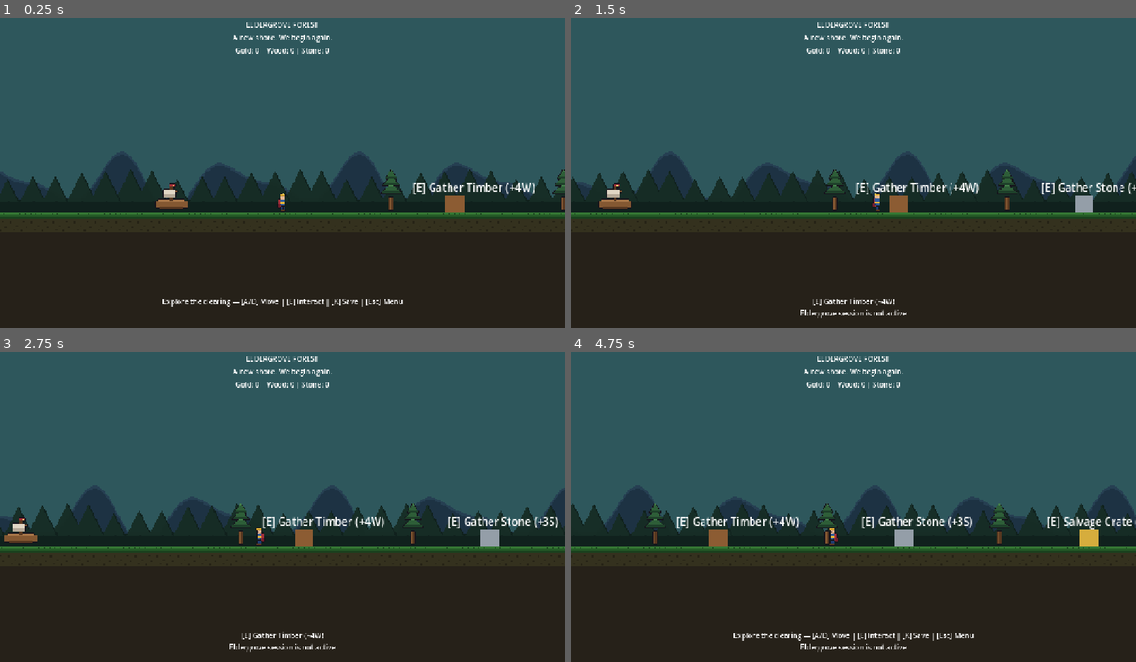
Above: before the commit, frames 1-4 (two rows, left to right).
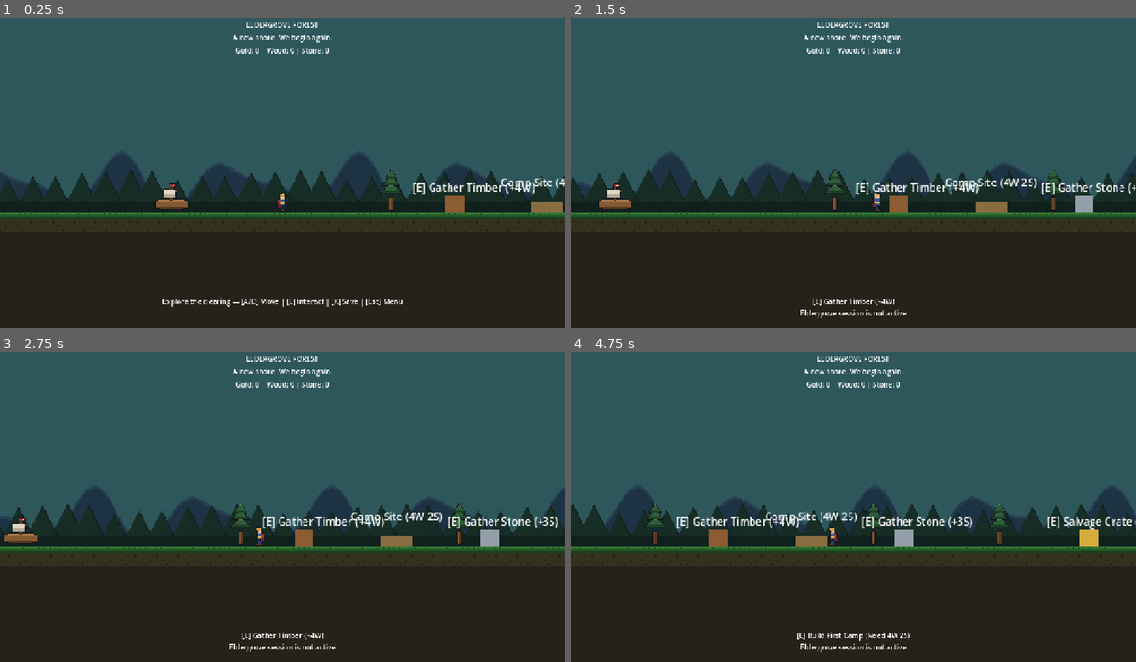
Above: after the commit, the same moments.

Repository: ridho1141haha/crownfall
Game: Godot game, scene res://scenes/world/EldergroveForest.tscn
Two runs of this game, one before a commit and one after it. Both use one fixed random seed, a clock stepped at 60 frames per second and the inputs below. This scene is started directly instead of the project's main scene.
Inputs (mouse positions are in pixels of both pictures, inside the frame that each line leads up to):
- Up to frame 1 (0.25 s): no input
- Up to frame 2 (1.5 s): tap Enter (dialogue_advance) at 0.5 s; move the mouse to (977, 154) at 0.52 s; hold E (interact) 0.53-1.28 s; hold D (move_right) from 0.53 s (still down); click (977, 154) at 0.67 s; tap Q (upgrade_tier) at 0.77 s; move the mouse to (740, 185) at 1.27 s; tap B (build_wall) at 1.35 s
- Up to frame 3 (2.75 s): tap Q (upgrade_tier) at 1.52 s; tap E (interact) at 1.55, 2.3 s; move the mouse to (339, 432) at 2.02 s; release D (move_right) at 2.03 s; hold A (move_left) from 2.03 s (still down); hold Enter (dialogue_advance) from 2.03 s (still down)
- Up to frame 4 (4.75 s): move the mouse to (825, 565) at 2.77 s; release A (move_left) at 2.78 s; release Enter (dialogue_advance) at 2.78 s; hold D (move_right) 2.78-4.28 s; tap E (interact) at 2.85, 3.8, 4.55 s; click (825, 565) at 2.92 s; tap Q (upgrade_tier) at 3.02, 3.77, 4.52 s; move the mouse to (1023, 550) at 3.52 s; hold Space (kindle_flare) 3.53-4.28 s; tap K (save_game) at 4.15 s; move the mouse to (684, 457) at 4.27 s; hold A (move_left) from 4.28 s (still down); tap R (recruit_villager) at 4.35 s

The runs differ from the first frame. In frame 1, 0.4% of the frame differs, in the area x 88-100%, y 48-63%; in frame 2, 0.6%; in frame 3, 0.6%; in frame 4, 1.1%, in the area x 28-72%, y 48-94%.

Commit message:
feat(gameplay): add Eldergrove first camp construction loop

Diff:
--- a/scenes/world/EldergroveForest.tscn
+++ b/scenes/world/EldergroveForest.tscn
@@ -8,6 +8,7 @@
 [ext_resource type="Texture2D" path="res://assets/environment/vegetation/env_pine_tree_states.png" id="6_tree_tex"]
 [ext_resource type="Texture2D" path="res://assets/buildings/shipwreck/building_shipwreck_stages.png" id="7_ship_tex"]
 [ext_resource type="Script" path="res://scripts/ui/PauseMenu.gd" id="8_pause_menu"]
+[ext_resource type="Texture2D" path="res://assets/buildings/camp/building_vagrant_tent.png" id="9_tent_tex"]
 
 [sub_resource type="RectangleShape2D" id="RectangleShape2D_floor"]
 size = Vector2(1600, 120)
@@ -104,7 +105,7 @@
 hframes = 2
 
 [node name="PineTree2" type="Sprite2D" parent="WorldObjects"]
-position = Vector2(80, -64)
+position = Vector2(150, -64)
 texture = ExtResource("6_tree_tex")
 centered = false
 hframes = 2
@@ -120,6 +121,29 @@
 texture = ExtResource("6_tree_tex")
 centered = false
 hframes = 2
+
+[node name="FirstCampSite" type="Node2D" parent="WorldObjects"]
+position = Vector2(80, 0)
+
+[node name="SiteMarker" type="ColorRect" parent="WorldObjects/FirstCampSite"]
+offset_left = -24.0
+offset_top = -14.0
+offset_right = 24.0
+color = Color(0.62, 0.48, 0.28, 0.85)
+
+[node name="CampShelterSprite" type="Sprite2D" parent="WorldObjects/FirstCampSite"]
+visible = false
+position = Vector2(-24, -32)
+texture = ExtResource("9_tent_tex")
+centered = false
+
+[node name="CampLabel" type="Label" parent="WorldObjects/FirstCampSite"]
+offset_left = -90.0
+offset_top = -56.0
+offset_right = 90.0
+offset_bottom = -32.0
+text = "Camp Site (4W 2S)"
+horizontal_alignment = 1
 
 [node name="Player" parent="." instance=ExtResource("2_player")]
 position = Vector2(-320, 0)
--- a/scripts/player/InteractionResolver.gd
+++ b/scripts/player/InteractionResolver.gd
@@ -17,7 +17,8 @@
 	specialist_domain: SpecialistDomain = null,
 	progression: ProgressionState = null,
 	research_mgr: ResearchManager = null,
-	structure_domain: StructureDomain = null
+	structure_domain: StructureDomain = null,
+	custom_targets: Array[Dictionary] = []
 ) -> Dictionary:
 	var best: Dictionary = {
 		"has_target": false,
@@ -257,4 +258,23 @@
 					"distance": d_hearth,
 				}
 
+	# 7. Island-specific custom interaction targets (e.g., Eldergrove First Camp site)
+	for ct: Dictionary in custom_targets:
+		var cid: String = String(ct.get("id", ""))
+		if cid.is_empty():
+			continue
+		var cx: float = float(ct.get("x", 0.0))
+		var crange: float = float(ct.get("range", 72.0))
+		var d_ct: float = absf(actor_x - cx)
+		if d_ct <= crange and d_ct < float(best["distance"]):
+			best = {
+				"has_target": true,
+				"kind": String(ct.get("kind", "custom")),
+				"target_id": cid,
+				"primary_command": StringName(String(ct.get("primary_command", ""))),
+				"upgrade_command": &"",
+				"prompt_text": String(ct.get("prompt_text", "[E] Interact")),
+				"distance": d_ct,
+			}
+
 	return best
--- a/scripts/world/EldergroveForestArrival.gd
+++ b/scripts/world/EldergroveForestArrival.gd
@@ -18,6 +18,7 @@
 signal continue_restored(save_path: String)
 signal continue_restore_failed(reason: String)
 signal interaction_completed(target_id: String, resource_id: StringName, amount: int)
+signal camp_constructed(camp_id: String, cost: Dictionary)
 signal feedback_message(text: String)
 
 const SCENE_PATH: String = "res://scenes/world/EldergroveForest.tscn"
@@ -32,6 +33,14 @@
 const PLAYER_SPAWN_Y: float = 0.0
 const MAX_PERSIST_ATTEMPTS: int = 2
 const OFF_ISLAND_X: float = -99999.0
+const CAMP_SITE_ID: String = "eldergrove_first_camp"
+const CAMP_BUILT_STATE_KEY: String = "eldergrove_first_camp_built"
+const CAMP_SITE_X: float = 80.0
+const CAMP_INTERACT_RANGE: float = 68.0
+const CAMP_BUILD_COST: Dictionary = {
+	"wood": 4,
+	"stone": 2,
+}
 
 const ELDERGROVE_NODES: Array[Dictionary] = [
 	{
@@ -85,6 +94,7 @@
 var _node_markers: Dictionary = {}
 var _signals_connected: bool = false
 var _scene_transition: Callable = Callable()
+var _first_camp_built: bool = false
 
 @onready var player: PlayerController = get_node_or_null("Player") as PlayerController
 @onready var ground: StaticBody2D = get_node_or_null("Ground") as StaticBody2D
@@ -96,6 +106,10 @@
 @onready var prompt_label: Label = get_node_or_null("ArrivalHUD/BottomBar/PromptLabel") as Label
 @onready var feedback_label: Label = get_node_or_null("ArrivalHUD/BottomBar/FeedbackLabel") as Label
 @onready var pause_menu: PauseMenu = get_node_or_null("PauseMenu") as PauseMenu
+@onready var camp_site_node: Node2D = get_node_or_null("WorldObjects/FirstCampSite") as Node2D
+@onready var camp_site_marker: ColorRect = get_node_or_null("WorldObjects/FirstCampSite/SiteMarker") as ColorRect
+@onready var camp_shelter_sprite: Sprite2D = get_node_or_null("WorldObjects/FirstCampSite/CampShelterSprite") as Sprite2D
+@onready var camp_label: Label = get_node_or_null("WorldObjects/FirstCampSite/CampLabel") as Label
 
 
 func _ready() -> void:
@@ -103,6 +117,7 @@
 	_configure_player_bounds()
 	_place_player_at_spawn()
 	_build_resource_markers()
+	_refresh_camp_visuals()
 	_wire_gameplay_connections()
 	if pause_menu != null:
 		pause_menu.bind_session(self)
@@ -174,6 +189,7 @@
 	_show_arrival_presentation()
 	_refresh_gameplay_hud()
 	_refresh_resource_markers()
+	_refresh_camp_visuals()
 	_arrival_lock.unlock()
 	arrival_acknowledged.emit(int(ack.get("token", 0)))
 
@@ -197,6 +213,36 @@
 
 func set_scene_transition(transition: Callable) -> void:
 	_scene_transition = transition
+
+
+func is_first_camp_built() -> bool:
+	return _first_camp_built
+
+
+func get_camp_build_cost() -> Dictionary:
+	return CAMP_BUILD_COST.duplicate()
+
+
+func _get_camp_prompt_text() -> String:
+	if _first_camp_built:
+		return "First Camp (Built)"
+	var cost_txt: String = BuildingManager.format_cost_text(CAMP_BUILD_COST)
+	if ledger.can_afford(CAMP_BUILD_COST):
+		return "[E] Build First Camp (%s)" % cost_txt
+	return "[E] Build First Camp (Need %s)" % cost_txt
+
+
+func _build_custom_interaction_targets() -> Array[Dictionary]:
+	return [
+		{
+			"id": CAMP_SITE_ID,
+			"kind": "camp_site",
+			"x": CAMP_SITE_X,
+			"range": CAMP_INTERACT_RANGE,
+			"primary_command": &"inspect_camp" if _first_camp_built else &"build_camp",
+			"prompt_text": _get_camp_prompt_text(),
+		},
+	]
 
 
 func resolve_nearest_interaction(actor_x: float) -> Dictionary:
@@ -209,7 +255,14 @@
 		0,
 		OFF_ISLAND_X,
 		-OFF_ISLAND_X,
-		true
+		true,
+		false,
+		null,
+		null,
+		null,
+		null,
+		null,
+		_build_custom_interaction_targets()
 	)
 
 
@@ -243,8 +296,40 @@
 		_set_feedback(msg)
 		interaction_completed.emit(target_id, res_id, amount)
 		return res
+	if cmd == &"build_camp":
+		return try_build_first_camp(actor_x)
+	if cmd == &"inspect_camp":
+		_set_feedback("First Camp is already built.")
+		return {"ok": false, "already_built": true, "reason": "First Camp already constructed"}
 	_record_rejection("Unsupported interaction command")
 	return {"ok": false, "reason": _last_rejection_reason}
+
+
+func try_build_first_camp(actor_x: float) -> Dictionary:
+	if progression == null or not progression.has_fact(ProgressionState.FACT_ELDERGROVE_REACHED):
+		_record_rejection("Eldergrove session is not active")
+		return {"ok": false, "reason": _last_rejection_reason}
+	if _first_camp_built:
+		_set_feedback("First Camp is already built.")
+		return {"ok": false, "already_built": true, "reason": "First Camp already constructed"}
+	if absf(actor_x - CAMP_SITE_X) > CAMP_INTERACT_RANGE:
+		_record_rejection("Move closer to the Camp Site")
+		return {"ok": false, "reason": _last_rejection_reason}
+	if not ledger.can_afford(CAMP_BUILD_COST):
+		var cost_txt: String = BuildingManager.format_cost_text(CAMP_BUILD_COST)
+		_record_rejection("Insufficient resources to build First Camp (Need %s)" % cost_txt)
+		return {"ok": false, "reason": _last_rejection_reason}
+	if not ledger.try_spend(CAMP_BUILD_COST):
+		_record_rejection("Failed to deduct resources for First Camp")
+		return {"ok": false, "reason": _last_rejection_reason}
+	_first_camp_built = true
+	_has_unsaved_progress = true
+	_last_rejection_reason = ""
+	_refresh_camp_visuals()
+	_refresh_gameplay_hud()
+	_set_feedback("First Camp constructed!")
+	camp_constructed.emit(CAMP_SITE_ID, CAMP_BUILD_COST.duplicate())
+	return {"ok": true, "camp_id": CAMP_SITE_ID, "cost": CAMP_BUILD_COST.duplicate()}
 
 
 func build_save_payload() -> Dictionary:
@@ -268,6 +353,7 @@
 	var eg_nodes: Dictionary = resource_mgr.to_save_dict()
 	for nid: String in eg_nodes.keys():
 		merged_nodes[nid] = bool(eg_nodes[nid])
+	merged_nodes[CAMP_BUILT_STATE_KEY] = _first_camp_built
 	pf["node_states"] = merged_nodes
 	return payload
 
@@ -352,7 +438,11 @@
 	if payload.has("progression_flags") and typeof(payload["progression_flags"]) == TYPE_DICTIONARY:
 		var pf: Dictionary = payload["progression_flags"] as Dictionary
 		if pf.has("node_states") and typeof(pf["node_states"]) == TYPE_DICTIONARY:
-			resource_mgr.apply_save_state(pf["node_states"])
+			var ns: Dictionary = pf["node_states"] as Dictionary
+			resource_mgr.apply_save_state(ns)
+			_first_camp_built = bool(ns.get(CAMP_BUILT_STATE_KEY, false))
+		else:
+			_first_camp_built = false
 	if restore_player_position and player != null and is_instance_valid(player):
 		var placed: bool = false
 		if payload.has("player") and typeof(payload["player"]) == TYPE_DICTIONARY:
@@ -418,6 +508,7 @@
 	_show_restored_presentation()
 	_refresh_gameplay_hud()
 	_refresh_resource_markers()
+	_refresh_camp_visuals()
 	_arrival_lock.unlock()
 	continue_restored.emit(save_path)
 
@@ -601,6 +692,18 @@
 		_node_markers[nid] = marker
 
 
+func _refresh_camp_visuals() -> void:
+	if camp_site_marker != null and is_instance_valid(camp_site_marker):
+		camp_site_marker.visible = not _first_camp_built
+	if camp_shelter_sprite != null and is_instance_valid(camp_shelter_sprite):
+		camp_shelter_sprite.visible = _first_camp_built
+	if camp_label != null and is_instance_valid(camp_label):
+		if _first_camp_built:
+			camp_label.text = "First Camp (Built)"
+		else:
+			camp_label.text = "Camp Site (%s)" % BuildingManager.format_cost_text(CAMP_BUILD_COST)
+
+
 func _refresh_resource_markers() -> void:
 	for nid: String in _node_markers.keys():
 		var marker: Node2D = _node_markers[nid] as Node2D
--- /dev/null
+++ b/tests/test_n61_first_camp_construction.gd
@@ -0,0 +1,226 @@
+extends SceneTree
+
+## N6.1 Eldergrove First Camp Construction Loop integration & regression suite.
+
+const MAIN_SCENE: String = "res://scenes/main/Main.tscn"
+const FORGOTTEN_SHORE_SCENE: String = "res://scenes/world/ForgottenShore.tscn"
+const ELDERGROVE_SCENE: String = "res://scenes/world/EldergroveForest.tscn"
+const TEST_DIR: String = "user://n61_test"
+const SAVE_ELDERGROVE: String = "user://n61_test/save_eldergrove.json"
+const SAVE_SHORE: String = "user://n61_test/save_shore.json"
+const MAX_WAIT_FRAMES: int = 600
+
+var _checks: int = 0
+var _failures: int = 0
+var _stage: int = 0
+var _wait_frames: int = 0
+var _base_payload: Dictionary = {}
+var _camp_built_signals: int = 0
+var _saved_gold: int = 0
+var _saved_wood: int = 0
+var _saved_stone: int = 0
+var _saved_bytes: String = ""
+var _routed_scenes: Array[String] = []
+
+
+func _check(cond: bool, msg: String) -> bool:
+	_checks += 1
+	if not cond:
+		_failures += 1
+		printerr("TEST FAILURE: [test_n61_first_camp_construction] " + msg)
+		_cleanup()
+		quit(1)
+		return false
+	print("PASS: " + msg)
+	return true
+
+
+func _rm(path: String) -> void:
+	if FileAccess.file_exists(path):
+		DirAccess.remove_absolute(ProjectSettings.globalize_path(path))
+
+
+func _cleanup() -> void:
+	EldergroveHandoffBridge.reset_for_tests()
+	for meta_key: String in ["crownfall_menu_save_path", "crownfall_profile_path", "crownfall_load_on_start"]:
+		if Engine.has_meta(meta_key):
+			Engine.remove_meta(meta_key)
+	for path: String in [SAVE_ELDERGROVE, SAVE_SHORE]:
+		_rm(path)
+		for suffix: String in [".tmp", ".old", ".bak", ".bak.tmp"]:
+			_rm(path + suffix)
+
+
+func _init() -> void:
+	DirAccess.make_dir_recursive_absolute(ProjectSettings.globalize_path(TEST_DIR))
+	_cleanup()
+
+
+func _process(_delta: float) -> bool:
+	_wait_frames += 1
+	if _wait_frames > MAX_WAIT_FRAMES:
+		_check(false, "Timed out at stage %d" % _stage)
+		return true
+
+	# Stage 0: Build valid schema v2 base fixture from ForgottenShore
+	if _stage == 0:
+		Engine.set_meta("crownfall_load_on_start", false)
+		_check(change_scene_to_file(FORGOTTEN_SHORE_SCENE) == OK, "Loaded ForgottenShore.tscn to build valid v2 fixture")
+		_stage = 1
+		_wait_frames = 0
+		return false
+
+	# Stage 1: Prepare zero-wood/stone arrival fixture so player must gather before building
+	if _stage == 1:
+		if current_scene == null or not (current_scene is ForgottenShoreSession):
+			return false
+		var sess: ForgottenShoreSession = current_scene as ForgottenShoreSession
+		_base_payload = sess.build_save_payload()
+
+		var sm := SaveManager.new()
+		var shore_payload: Dictionary = _base_payload.duplicate(true)
+		(shore_payload["progression_flags"] as Dictionary)["era_id"] = "stone_age"
+		(shore_payload["progression_flags"] as Dictionary)["progression_facts"] = [
+			ProgressionState.FACT_FORGOTTEN_SHORE_VESSEL_READY,
+		]
+		_check(sm.save_state(shore_payload, SAVE_SHORE), "Wrote valid Forgotten Shore legacy save fixture")
+
+		var eg_start_payload: Dictionary = _base_payload.duplicate(true)
+		eg_start_payload["resources"] = {"gold": 2, "wood": 0, "stone": 0}
+
+		var prog := ProgressionState.new()
+		prog.record_fact(ProgressionState.FACT_FORGOTTEN_SHORE_VESSEL_READY)
+		var era := EraProgressionManager.new()
+		Engine.set_meta("crownfall_menu_save_path", SAVE_ELDERGROVE)
+		Engine.set_meta("crownfall_load_on_start", false)
+		var tok: int = EldergroveHandoffBridge.authorize_departure(ELDERGROVE_SCENE, {
+			"progression": prog,
+			"era_mgr": era,
+			"save_path": SAVE_ELDERGROVE,
+			"base_save_payload": eg_start_payload,
+		})
+		_check(tok > 0, "Authorized N5.5 departure handoff into Eldergrove")
+		_check(change_scene_to_file(ELDERGROVE_SCENE) == OK, "Transitioned to EldergroveForest.tscn")
+		_stage = 2
+		_wait_frames = 0
+		return false
+
+	# Stage 2: Verify construction site init, insufficient resources, gathering, construction, idempotency, save
+	if _stage == 2:
+		if current_scene == null or not (current_scene is EldergroveForestArrival):
+			return false
+		var eg: EldergroveForestArrival = current_scene as EldergroveForestArrival
+		_check(eg.is_initialization_valid(), "Eldergrove scene initializes validly")
+		_check(eg.camp_site_node != null and eg.camp_site_marker != null and eg.camp_shelter_sprite != null, "First Camp construction site visual nodes exist")
+		_check(not eg.is_first_camp_built(), "First Camp starts not constructed")
+		_check(eg.camp_site_marker.visible and not eg.camp_shelter_sprite.visible, "Initial visual state shows site marker and hides completed shelter")
+
+		_camp_built_signals = 0
+		eg.camp_constructed.connect(func(_cid: String, _cost: Dictionary) -> void: _camp_built_signals += 1)
+
+		# Move to construction site with 0W / 0S and resolve interaction
+		eg.player.global_position.x = EldergroveForestArrival.CAMP_SITE_X
+		var target_before: Dictionary = eg.resolve_nearest_interaction(eg.player.global_position.x)
+		_check(bool(target_before.get("has_target", false)) and String(target_before.get("target_id", "")) == EldergroveForestArrival.CAMP_SITE_ID, "InteractionResolver resolves First Camp construction site")
+		_check(String(target_before.get("prompt_text", "")).contains("Need"), "Prompt distinguishes insufficient resources before gathering")
+
+		# Attempt construction with insufficient resources -> rejected, zero deduction
+		var res_insuff: Dictionary = eg.try_interact_at(eg.player.global_position.x)
+		_check(not bool(res_insuff.get("ok", true)), "Insufficient resources prevent First Camp construction")
+		_check(not eg.is_first_camp_built(), "Failed construction keeps First Camp unbuilt")
+		_check(eg.ledger.get_amount(&"gold") == 2 and eg.ledger.get_amount(&"wood") == 0 and eg.ledger.get_amount(&"stone") == 0, "Failed construction deducts zero resources")
+		_check(_camp_built_signals == 0, "Failed construction emits no camp_constructed signal")
+
+		# Gather existing N6.0 Timber (+4W) and Stone (+3S) clearing nodes
+		eg.player.global_position.x = -60.0
+		_check(bool(eg.try_interact_at(eg.player.global_position.x).get("ok", false)), "N6.0 Timber node collection still works (+4W)")
+		eg.player.global_position.x = 220.0
+		_check(bool(eg.try_interact_at(eg.player.global_position.x).get("ok", false)), "N6.0 Stone node collection still works (+3S)")
+		_check(eg.ledger.get_amount(&"wood") == 4 and eg.ledger.get_amount(&"stone") == 3, "Ledger holds gathered 4W and 3S")
+
+		# Return to construction site -> prompt shows buildable, construction succeeds
+		eg.player.global_position.x = EldergroveForestArrival.CAMP_SITE_X
+		var target_ready: Dictionary = eg.resolve_nearest_interaction(eg.player.global_position.x)
+		_check(String(target_ready.get("prompt_text", "")).contains("Build First Camp (4W 2S)"), "Prompt updates once resources meet 4W 2S requirement")
+
+		var res_build: Dictionary = eg.try_interact_at(eg.player.global_position.x)
+		_check(bool(res_build.get("ok", false)), "First Camp construction succeeds with sufficient resources")
+		_check(eg.is_first_camp_built(), "Construction state flips to built")
+		_check(_camp_built_signals == 1, "camp_constructed emitted exactly once")
+		_check(eg.ledger.get_amount(&"wood") == 0 and eg.ledger.get_amount(&"stone") == 1 and eg.ledger.get_amount(&"gold") == 2, "Exact construction cost (4W 2S) deducted once")
+		_check(not eg.camp_site_marker.visible and eg.camp_shelter_sprite.visible, "Completed visual state hides site marker and reveals shelter sprite")
+
+		# Repeated interaction after construction is idempotent and never double-charges
+		var res_repeat: Dictionary = eg.try_interact_at(eg.player.global_position.x)
+		_check(not bool(res_repeat.get("ok", true)) and bool(res_repeat.get("already_built", false)), "Repeated interaction reports already built")
+		_check(_camp_built_signals == 1, "Repeated interaction does not re-emit construction")
+		_check(eg.ledger.get_amount(&"wood") == 0 and eg.ledger.get_amount(&"stone") == 1 and eg.ledger.get_amount(&"gold") == 2, "Repeated interaction does not double-charge resources")
+
+		# Failed save must not report durable success or corrupt disk save
+		var bytes_before_fail: String = FileAccess.get_file_as_string(SAVE_ELDERGROVE)
+		_check(not eg.save_game_state(SAVE_ELDERGROVE, true), "Failed save returns false and never claims durable success")
+		_check(FileAccess.get_file_as_string(SAVE_ELDERGROVE) == bytes_before_fail, "Failed save preserves previous valid save byte-exact")
+
+		# Save constructed state under SaveManager schema v2
+		_check(eg.save_game_state(SAVE_ELDERGROVE), "Saved Eldergrove state with constructed First Camp")
+		_saved_gold = eg.ledger.get_amount(&"gold")
+		_saved_wood = eg.ledger.get_amount(&"wood")
+		_saved_stone = eg.ledger.get_amount(&"stone")
+		_saved_bytes = FileAccess.get_file_as_string(SAVE_ELDERGROVE)
+
+		var sm_chk := SaveManager.new()
+		var loaded: Dictionary = sm_chk.load_state(SAVE_ELDERGROVE)
+		_check(bool(loaded.get("ok", false)) and SaveManager.SCHEMA_VERSION == 2, "Constructed save passes SaveManager schema v2 validation unchanged")
+		var pf: Dictionary = (loaded["data"] as Dictionary)["progression_flags"] as Dictionary
+		var ns: Dictionary = pf.get("node_states", {}) as Dictionary
+		_check(bool(ns.get(EldergroveForestArrival.CAMP_BUILT_STATE_KEY, false)), "Saved node_states persists eldergrove_first_camp_built = true")
+
+		_check(eg.return_to_main_menu(), "Exited Eldergrove cleanly to Main.tscn")
+		_stage = 3
+		_wait_frames = 0
+		return false
+
+	# Stage 3: Verify Forgotten Shore Continue regression, then Continue into Eldergrove
+	if _stage == 3:
+		if current_scene == null or current_scene.name != "Main":
+			return false
+		var main_node: Node = current_scene
+		_routed_scenes.clear()
+		main_node.call("set_route_transition", func(path: String) -> void: _routed_scenes.append(path))
+		Engine.set_meta("crownfall_menu_save_path", SAVE_SHORE)
+		main_node.set("_route_started", false)
+		main_node.call("_on_continue_button_pressed")
+		_check(_routed_scenes.size() == 1 and _routed_scenes[0] == FORGOTTEN_SHORE_SCENE, "Regression: Legacy Forgotten Shore Continue remains unaffected")
+
+		main_node.call("set_route_transition", Callable())
+		Engine.set_meta("crownfall_menu_save_path", SAVE_ELDERGROVE)
+		main_node.set("_route_started", false)
+		main_node.call("_on_continue_button_pressed")
+		_stage = 4
+		_wait_frames = 0
+		return false
+
+	# Stage 4: Verify Continue restores built First Camp, visuals, balances, and node states without re-charging
+	if _stage == 4:
+		if current_scene == null or not (current_scene is EldergroveForestArrival):
+			return false
+		var eg2: EldergroveForestArrival = current_scene as EldergroveForestArrival
+		_check(eg2.is_restored_from_continue(), "Eldergrove restored via N5.6 Continue path")
+		_check(not eg2.is_handoff_acknowledged(), "N5.5 arrival handoff not replayed on Continue")
+		_check(FileAccess.get_file_as_string(SAVE_ELDERGROVE) == _saved_bytes, "Continue restoration leaves disk save untouched byte-exact")
+		_check(eg2.is_first_camp_built(), "Continue restores First Camp built state")
+		_check(not eg2.camp_site_marker.visible and eg2.camp_shelter_sprite.visible, "Continue restores completed shelter visual state")
+		_check(eg2.ledger.get_amount(&"gold") == _saved_gold and eg2.ledger.get_amount(&"wood") == _saved_wood and eg2.ledger.get_amount(&"stone") == _saved_stone, "Continue preserves exact resource balances without re-charging")
+		_check(eg2.resource_mgr.is_collected("eldergrove_fallen_timber_01") and eg2.resource_mgr.is_collected("eldergrove_mossy_stone_01"), "Continue preserves collected N6.0 resource node states")
+		_check(not eg2.resource_mgr.is_collected("eldergrove_foraged_supply_01"), "Uncollected Supply Crate remains available after Continue")
+
+		var post_repeat: Dictionary = eg2.try_interact_at(EldergroveForestArrival.CAMP_SITE_X)
+		_check(not bool(post_repeat.get("ok", true)) and bool(post_repeat.get("already_built", false)), "Post-Continue interaction on built First Camp stays idempotent")
+		_check(eg2.ledger.get_amount(&"wood") == _saved_wood and eg2.ledger.get_amount(&"stone") == _saved_stone, "Post-Continue interaction deducts zero resources")
+
+		_cleanup()
+		print("PASS: All %d N61 First Camp Construction checks completed with 0 failures." % _checks)
+		quit(0)
+		return true
+
+	return false
Not shown: 1 places in scenes/world/EldergroveForest.tscn that only renumber resources
Not shown, added: tests/test_n61_first_camp_construction.gd.uid
Not shown, changed: docs/CHANGELOG.md
Not shown, changed: docs/narrative/N5_IMPLEMENTATION_ROADMAP.md
Not shown, added: docs/narrative/N61_IMPLEMENTATION_REPORT.md
Not shown, changed: tests/run_all.sh
